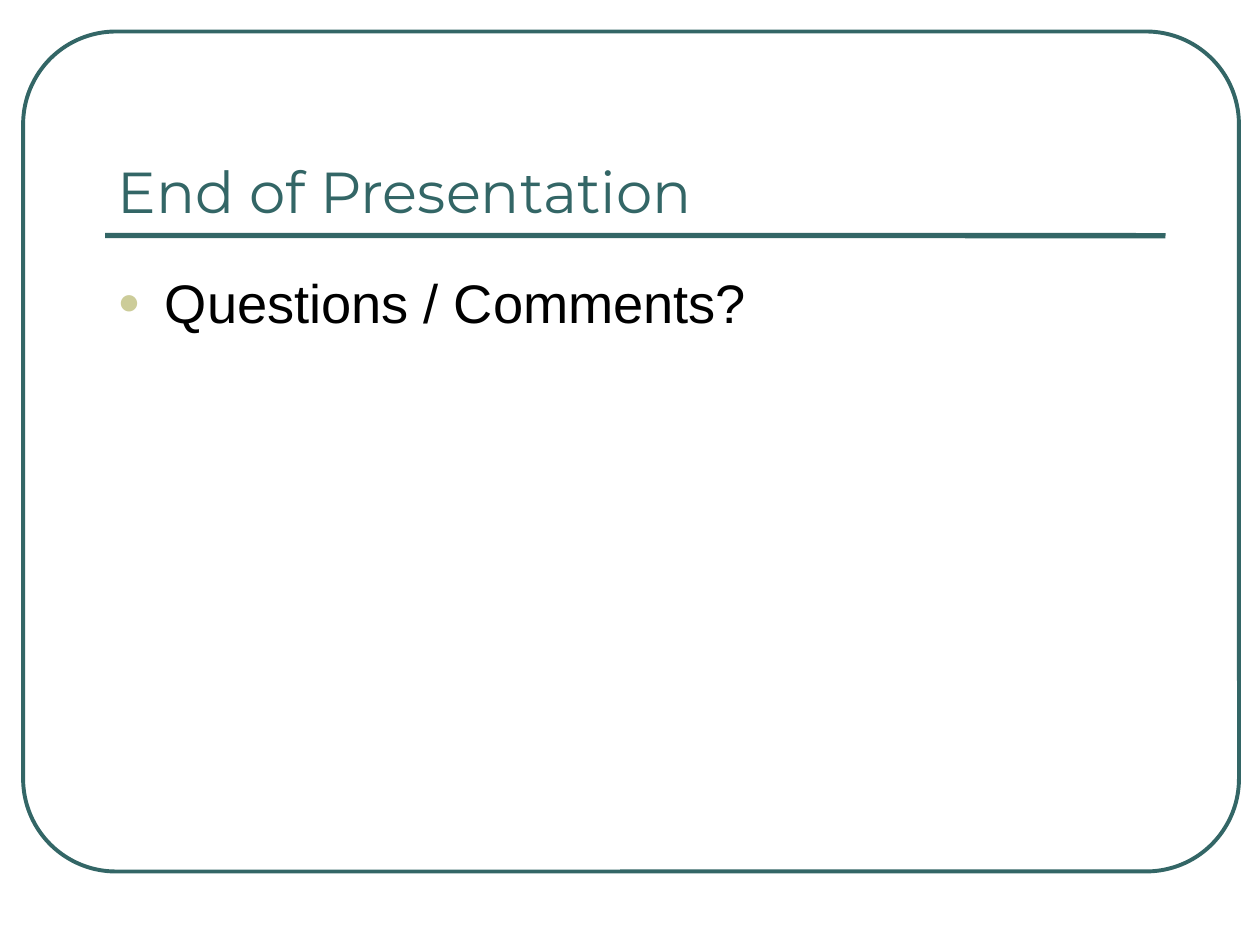
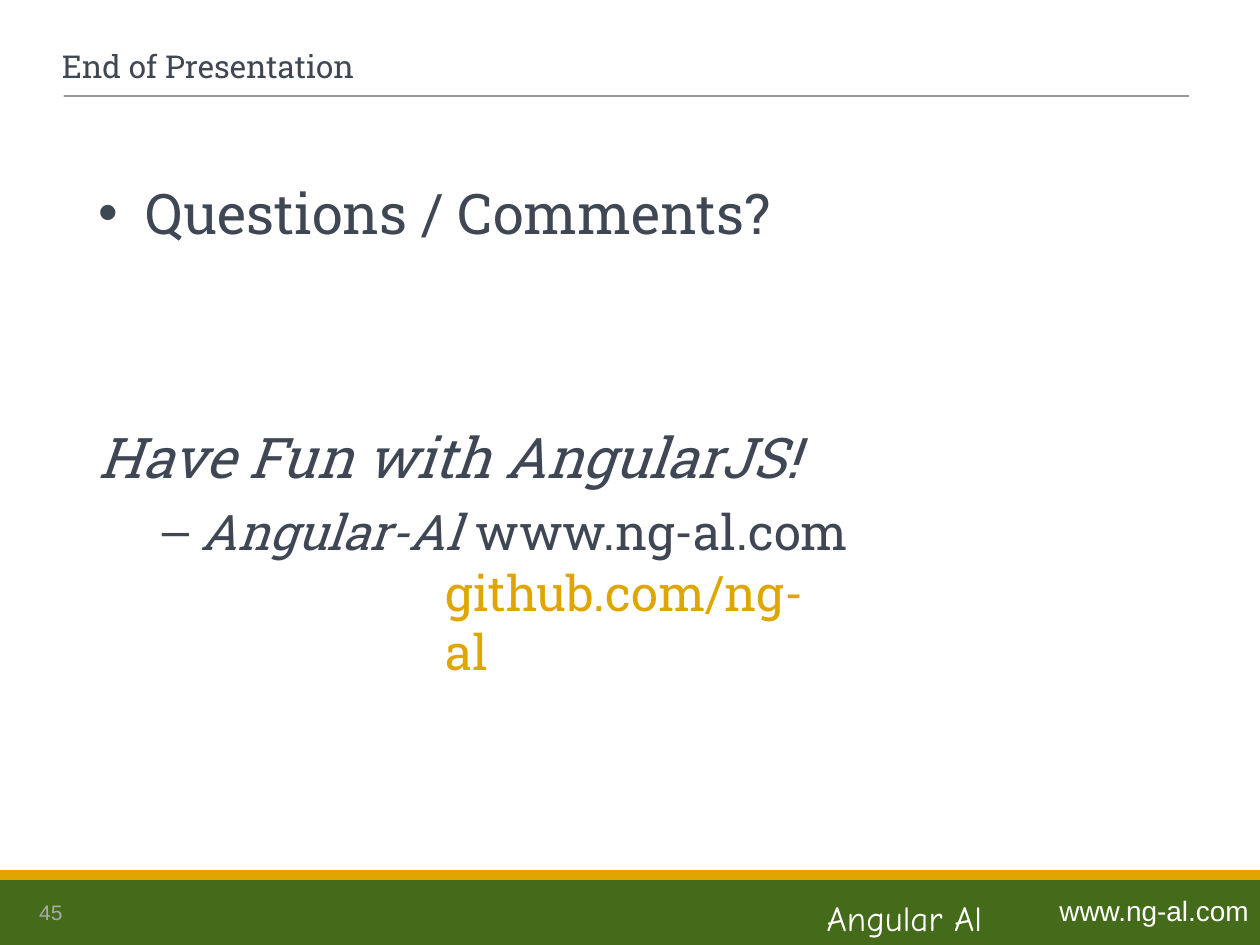
Before and after one commit to ng-al/AngularIntroApp, a slide deck: slide 45 of AngularJS Intro.ppt. Drawn at 1260x945 pixels with LibreOffice and Linux fonts; fonts in the diff are those of the drawing. Boxes give left, top, right and bottom in pixels: in the first picture for what was removed or moved away, otherwise in the second. Text is boxed around its words. In the diff, an @@ line names an element or a change of style, - is before the commit and + after.

```diff
--- a/AngularJS Intro.ppt
+++ b/AngularJS Intro.ppt
@@ rounded rectangle removed at (23, 32, 1239, 872) @@
@@ title "End of Presentation": place and size @@
-title "End of Presentation" at (118, 170, 691, 214)
+title "End of Presentation" at (62, 53, 354, 79)
@@ title "End of Presentation" at (62, 53, 354, 79): size 33 to 18 pt, font Montserrat to Roboto Slab, text colour #336666 to #3E4753; vertical alignment bottom to middle @@
@@ line moved from (105, 236) - (1166, 236) to (64, 96) - (1189, 96) @@
@@ line (64, 96) - (1189, 96): stroke #336666 3 pt to #626366 0.74 pt @@
@@ text added at (99, 191, 848, 561), 32 pt, text #3E4753 @@
+• Questions / Comments?
+Have Fun with AngularJS!
+  – Angular-Al www.ng-al.com
@@ text removed at (165, 283, 746, 333) @@
-● Questions / Comments?
@@ text added at (446, 573, 804, 671), 28 pt, text #DFA602 @@
+github.com/ng-al
@@ rectangle added at (0, 876, 1260, 945), fill #446B19 @@
@@ rectangle added at (0, 872, 1260, 878), fill #DFA602, outline #DFA602 2.01 pt @@
@@ page number added at (39, 905, 62, 920), 12 pt, text #AAABAC @@
+45
@@ text added at (827, 907, 982, 938), 20 pt, text #FFFFFF @@
+Angular Al
@@ text added at (1059, 900, 1248, 926), 16 pt, text #FFFFFF @@
+www.ng-al.com
```
Also in this commit, not shown: 43 other slides changed, 1 slide added, 1 slide removed.
